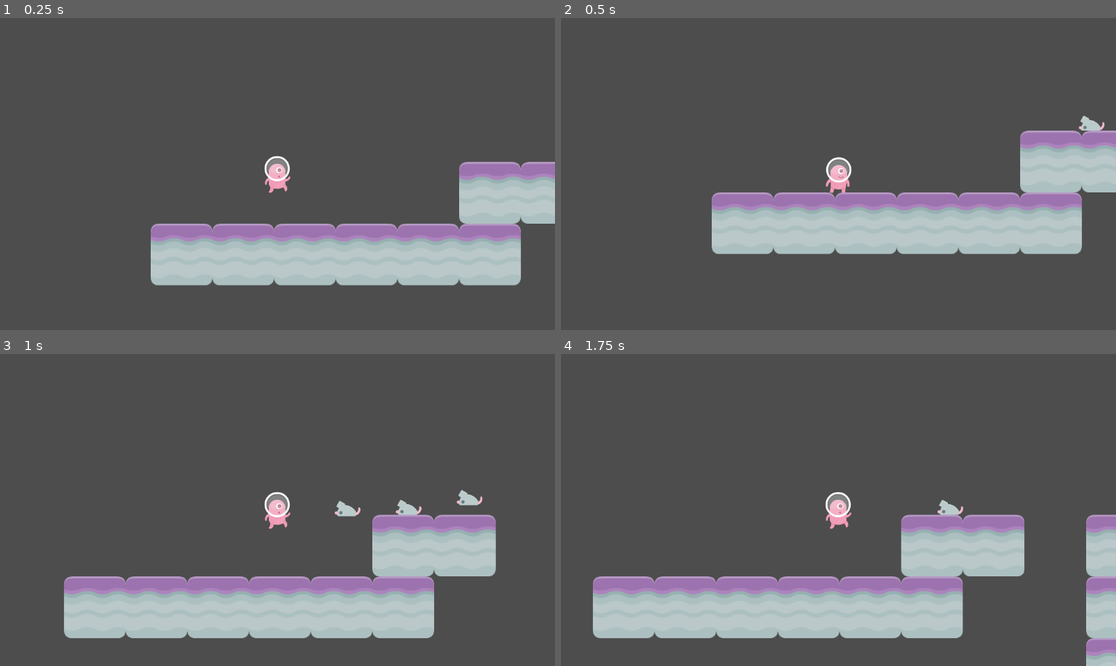
Above: before the commit, frames 1-4 (two rows, left to right).
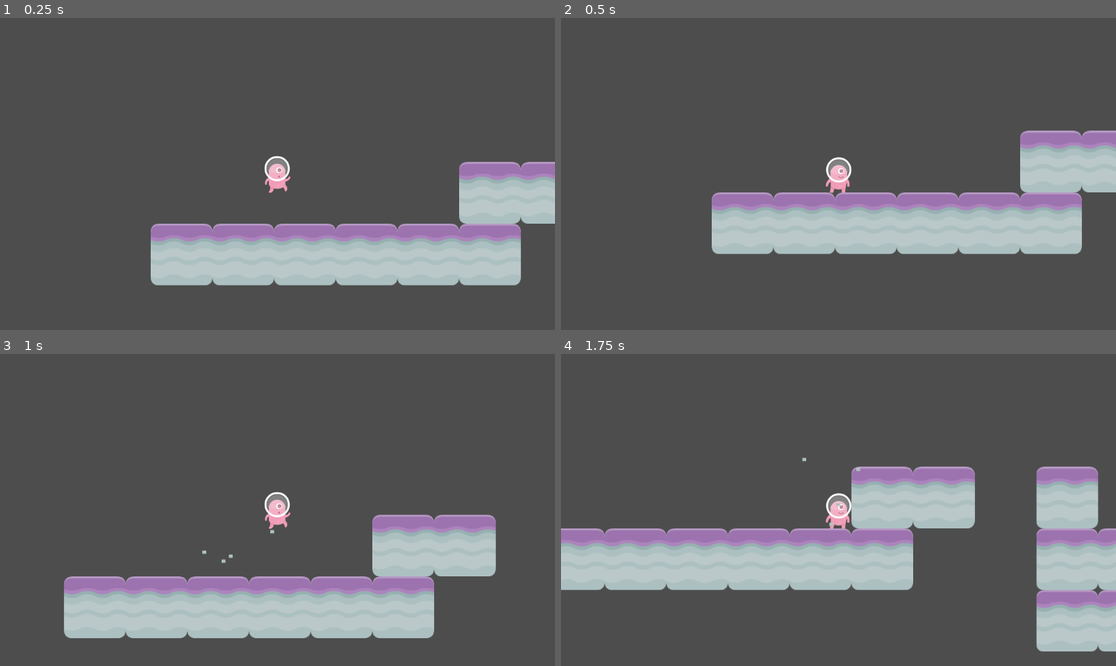
Above: after the commit, the same moments.

Repository: narendradzulqarnain/tutorial-8-gamedev
Game: Godot game, scene res://scenes/Level 1.tscn
Same seed, same stepped clock (60 frames per second), same inputs: the game is played once before the commit and once after it.
Inputs:
- Up to frame 1 (0.25 s): no input
- Up to frame 2 (0.5 s): no input
- Up to frame 3 (1 s): hold Right (right) from 0.53 s (still down); tap Space (jump) at 0.77 s
- Up to frame 4 (1.75 s): keep holding Right (right); tap Space (jump) at 1.52 s

Frame 1 is identical in both runs. In frame 2, 0.1% of the frame differs, in the area x 93-98%, y 31-37%; in frame 3, 0.5%; in frame 4, 38%, in the area x 0-100%, y 33-100%.
Error before the commit: Attempt to call function 'set_emitting' in base 'null instance' on a null instance. (res://Scripts/Player.gd:27)

Commit message:
finished tutorial 8

Diff:
--- a/scenes/Level 1.tscn
+++ b/scenes/Level 1.tscn
@@ -1,8 +1,9 @@
-[gd_scene load_steps=8 format=3 uid="uid://d3a2sgehaqjdt"]
+[gd_scene load_steps=10 format=3 uid="uid://d3a2sgehaqjdt"]
 
-[ext_resource type="PackedScene" uid="uid://beg452kqkfydx" path="res://Scenes/Player.tscn" id="1"]
+[ext_resource type="PackedScene" uid="uid://beg452kqkfydx" path="res://scenes/Player.tscn" id="1"]
 [ext_resource type="PackedScene" uid="uid://cbrrsfnbg3p0g" path="res://scenes/Spawner.tscn" id="1_yaxqa"]
-[ext_resource type="Texture2D" uid="uid://r37ts0nyebjk" path="res://Assets/Familiar Looking Rocket.png" id="3"]
+[ext_resource type="Script" path="res://scripts/Spawner.gd" id="2_xqmci"]
+[ext_resource type="Texture2D" uid="uid://r37ts0nyebjk" path="res://assets/Familiar Looking Rocket.png" id="3"]
 [ext_resource type="Texture2D" uid="uid://dd7fcijo64bic" path="res://assets/kenney_platformerpack/Spritesheets/spritesheet_gr_planet.png" id="4_8s0ta"]
 [ext_resource type="PackedScene" path="res://scenes/Area Trigger.tscn" id="4_t7cob"]
 
@@ -42,10 +43,21 @@
 physics_layer_0/collision_layer = 1
 sources/0 = SubResource("TileSetAtlasSource_we7op")
 
+[sub_resource type="ParticleProcessMaterial" id="ParticleProcessMaterial_fjkme"]
+particle_flag_disable_z = true
+emission_shape = 3
+emission_box_extents = Vector3(2000, 1, 1)
+spread = 20.0
+gravity = Vector3(-500, 500, 0)
+scale_max = 10.0
+color = Color(0.517647, 0.65098, 0.713726, 1)
+
 [node name="Level 1" type="Node2D"]
 
 [node name="Spawner" parent="." instance=ExtResource("1_yaxqa")]
 position = Vector2(734, 90)
+script = ExtResource("2_xqmci")
+spawn_rate = 2.0
 
 [node name="Sprite2D" type="Sprite2D" parent="."]
 position = Vector2(2170.27, 73.2836)
@@ -63,3 +75,11 @@
 
 [node name="Player" parent="." instance=ExtResource("1")]
 position = Vector2(135.152, 106.001)
+
+[node name="GPUParticles2D" type="GPUParticles2D" parent="."]
+position = Vector2(470, -220)
+amount = 100
+process_material = SubResource("ParticleProcessMaterial_fjkme")
+lifetime = 4.0
+visibility_rect = Rect2(-100, -100, 2000, 500)
+trail_enabled = true
--- a/scenes/Player.tscn
+++ b/scenes/Player.tscn
@@ -1,7 +1,8 @@
-[gd_scene load_steps=8 format=3 uid="uid://beg452kqkfydx"]
+[gd_scene load_steps=10 format=3 uid="uid://beg452kqkfydx"]
 
 [ext_resource type="Script" path="res://Scripts/Player.gd" id="1"]
-[ext_resource type="Texture2D" uid="uid://d2oej36eq8vvl" path="res://Assets/kenney_platformerpack/Spritesheets/spritesheet_alien.png" id="2"]
+[ext_resource type="Texture2D" uid="uid://d2oej36eq8vvl" path="res://assets/kenney_platformerpack/Spritesheets/spritesheet_alien.png" id="2"]
+[ext_resource type="Texture2D" uid="uid://dpnuijhsx0eak" path="res://assets/kenney_platformerpack/PNG/Particles/brickGrey_small.png" id="3_8jult"]
 
 [sub_resource type="RectangleShape2D" id="1"]
 size = Vector2(52.924, 76.884)
@@ -61,6 +62,15 @@
 "Walk": SubResource("4")
 }
 
+[sub_resource type="ParticleProcessMaterial" id="ParticleProcessMaterial_vsqkg"]
+particle_flag_disable_z = true
+emission_shape = 3
+emission_box_extents = Vector3(30, 1, 1)
+spread = 180.0
+initial_velocity_min = 50.0
+initial_velocity_max = 50.0
+gravity = Vector3(0, -200, 0)
+
 [node name="Player" type="CharacterBody2D"]
 script = ExtResource("1")
 
@@ -80,3 +90,10 @@
 }
 
 [node name="Camera2D" type="Camera2D" parent="."]
+
+[node name="GPUParticles2D" type="GPUParticles2D" parent="."]
+position = Vector2(0, 30)
+amount = 4
+process_material = SubResource("ParticleProcessMaterial_vsqkg")
+texture = ExtResource("3_8jult")
+lifetime = 0.5
--- a/scripts/Spawner.gd
+++ b/scripts/Spawner.gd
@@ -2,7 +2,7 @@
 
 @onready var enemy = preload("res://Scenes/Enemy.tscn")
 
-@export var spawn_rate: float = 0.3
+@export var spawn_rate: float = 1
 
 var current_time = 0
 
